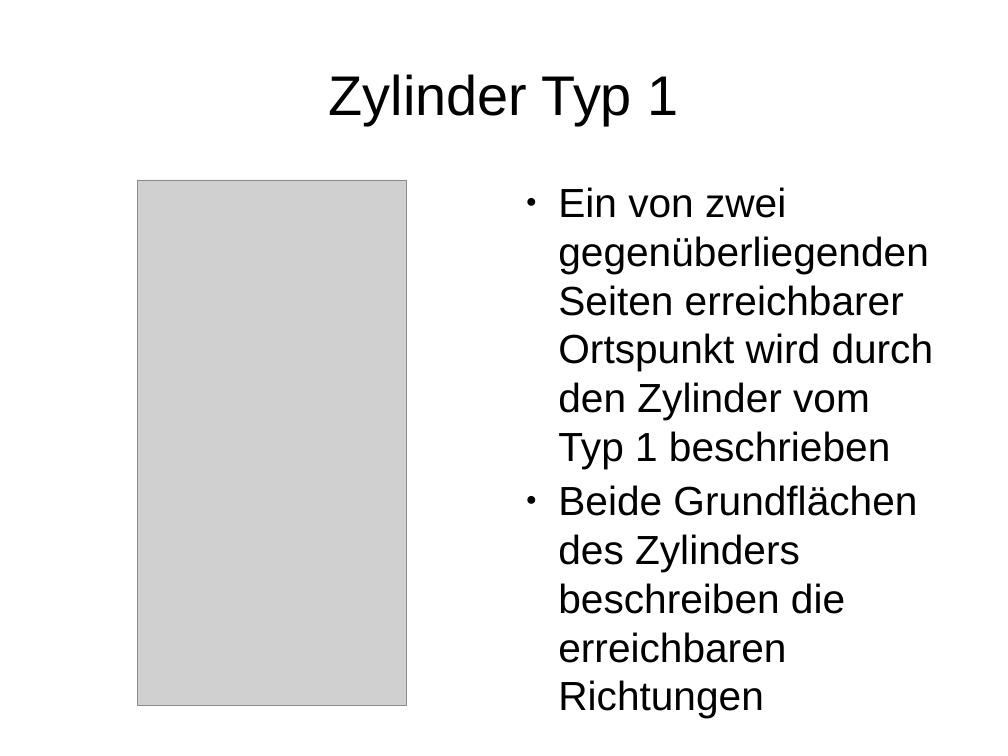
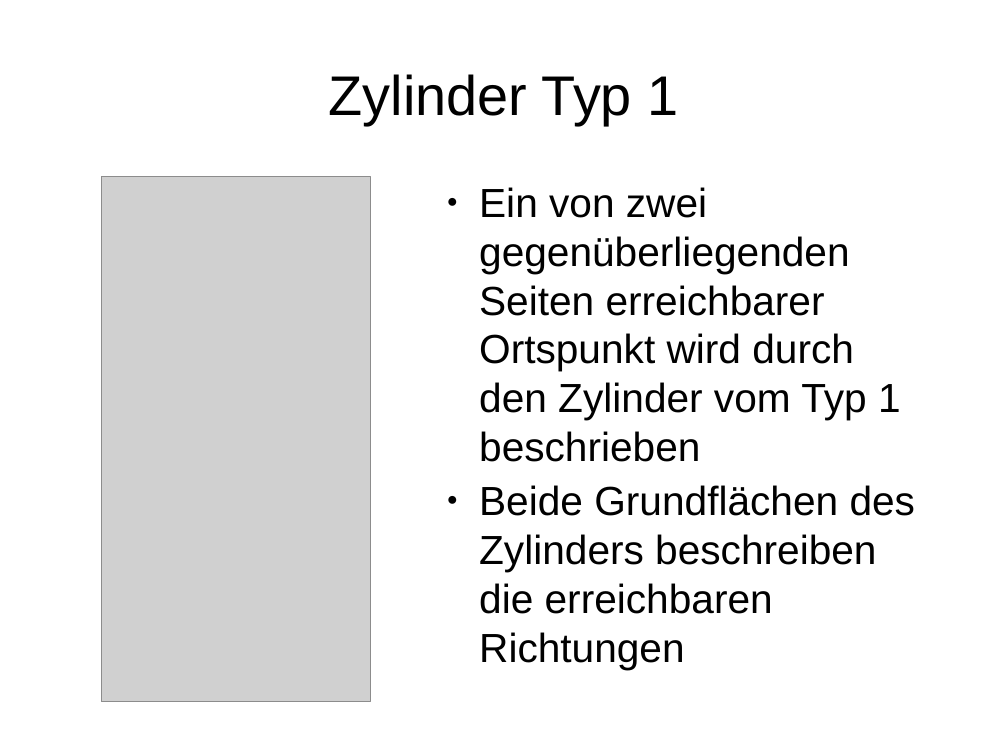
Before and after one commit to JochenKempfle/capability_map, a slide deck: slide 8 of Bachelorarbeit/Präsentation.odp (slide 9 before the commit). Drawn at 1008x756 pixels with LibreOffice and Linux fonts; fonts in the diff are those of the drawing; grey boxes stand for pictures. Boxes give left, top, right and bottom in pixels: in the first picture for what was removed or moved away, otherwise in the second. Text is boxed around its words. In the diff, an @@ line names an element or a change of style, - is before the commit and + after.

```diff
--- a/Bachelorarbeit/Präsentation.odp
+++ b/Bachelorarbeit/Präsentation.odp
@@ picture: place and size @@
-picture at [137,180,406,706]
+picture at [102,177,370,702]
@@ text "Ein von zwei gegenüberliegenden Seiten ..." rewrapped from [558,187,934,469] to [479,187,901,462] @@
@@ text "Beide Grundflächen des Zylinders beschreiben ..." rewrapped from [558,485,917,718] to [479,485,916,669] @@
```
Also in this commit, not shown: 10 other slides changed, 13 slides added, 16 slides removed.
